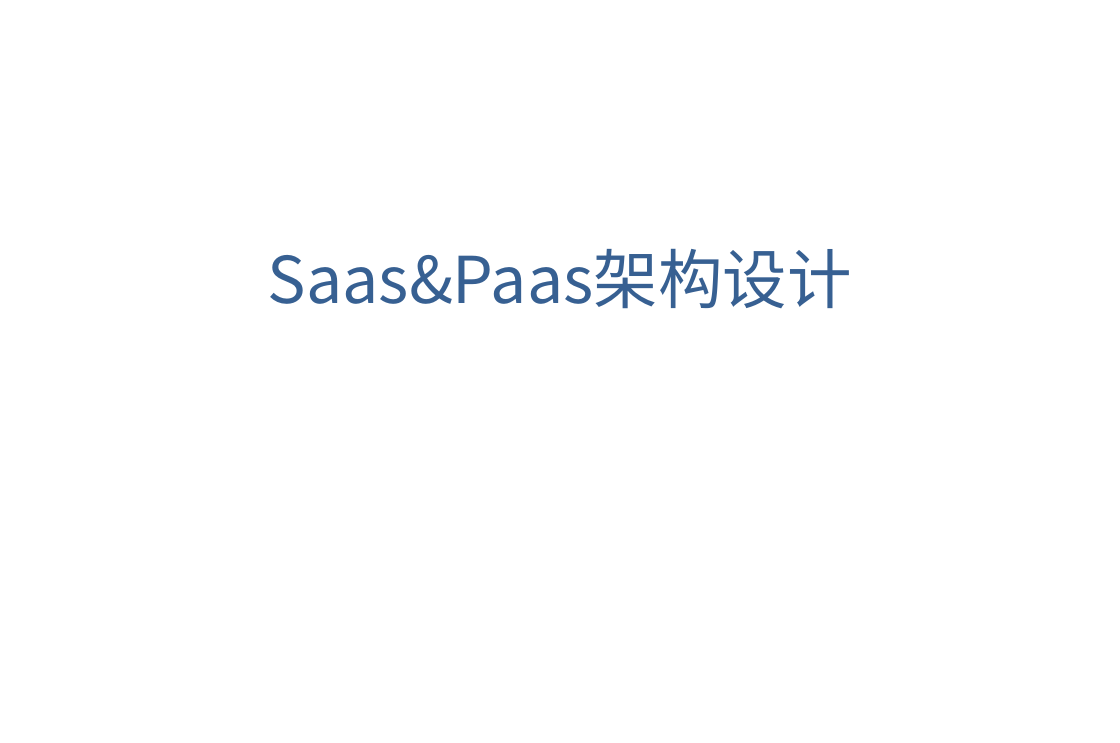
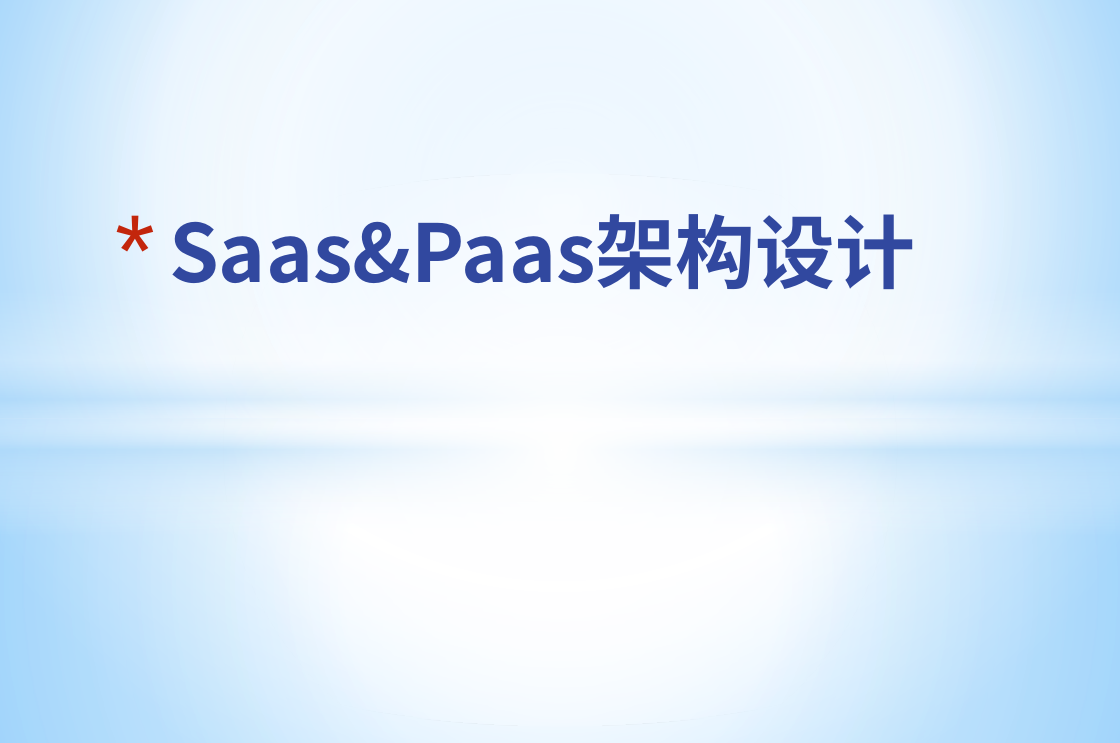
Before and after one commit to apporoad/DesignAndScheme2017, a slide deck: slide 1 of c云服务架构/Saas&Paas架构设计.pptx. Drawn at 1120x743 pixels with LibreOffice and Linux fonts; fonts in the diff are those of the drawing; background and template pictures are left out. Boxes give left, top, right and bottom in pixels: in the first picture for what was removed or moved away, otherwise in the second. Text is boxed around its words. In the diff, an @@ line names an element or a change of style, - is before the commit and + after.

```diff
--- a/c云服务架构/Saas&Paas架构设计.pptx
+++ b/c云服务架构/Saas&Paas架构设计.pptx
@@ rectangle added at (0, 0, 1120, 419), fill gradient #FFFFFF to #B4DCFA @@
@@ ellipse added at (0, 173, 1120, 726), fill gradient #FFFFFF @@
@@ title "Saas&Paas架构设计" at (169, 214, 915, 290): size 59 to 73 pt, text colour #376092 to #31489F, bold on; alignment centre to left; bullet none to *; vertical alignment middle to top @@
@@ rectangle added at (0, 287, 1120, 535), fill gradient #FFFFFF to #B4DCFA @@
@@ rectangle added at (0, 419, 1120, 743), fill gradient #FFFFFF to #B4DCFA @@
```
Also in this commit, not shown: 9 other slides changed, 3 slides added, 3 slides removed.
